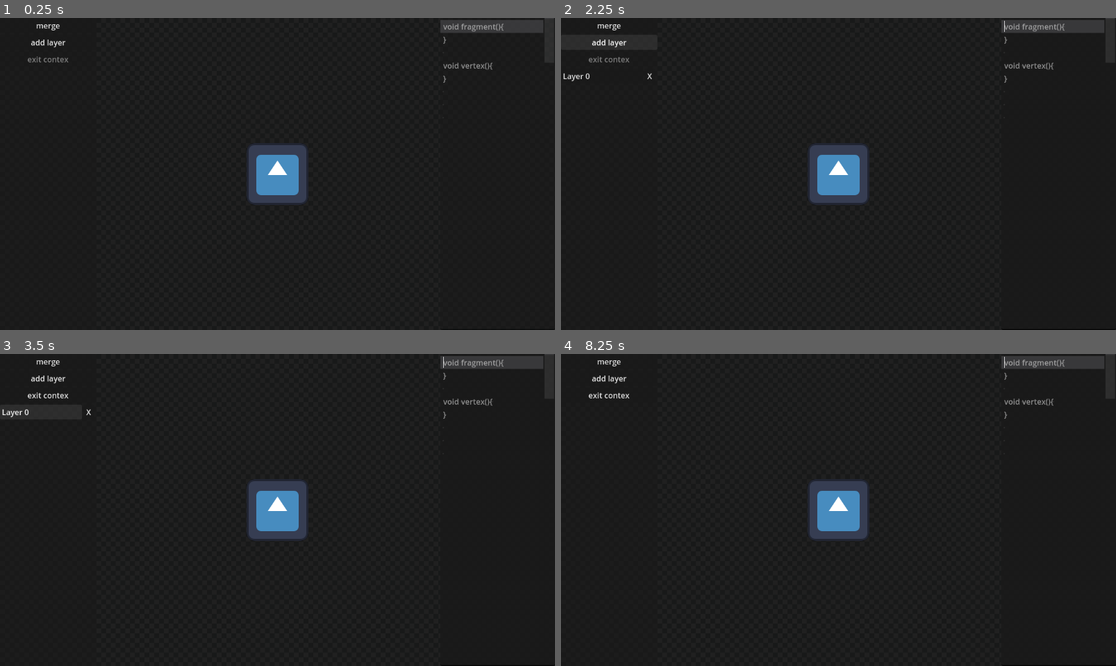
Above: before the commit, frames 1-4 (two rows, left to right).
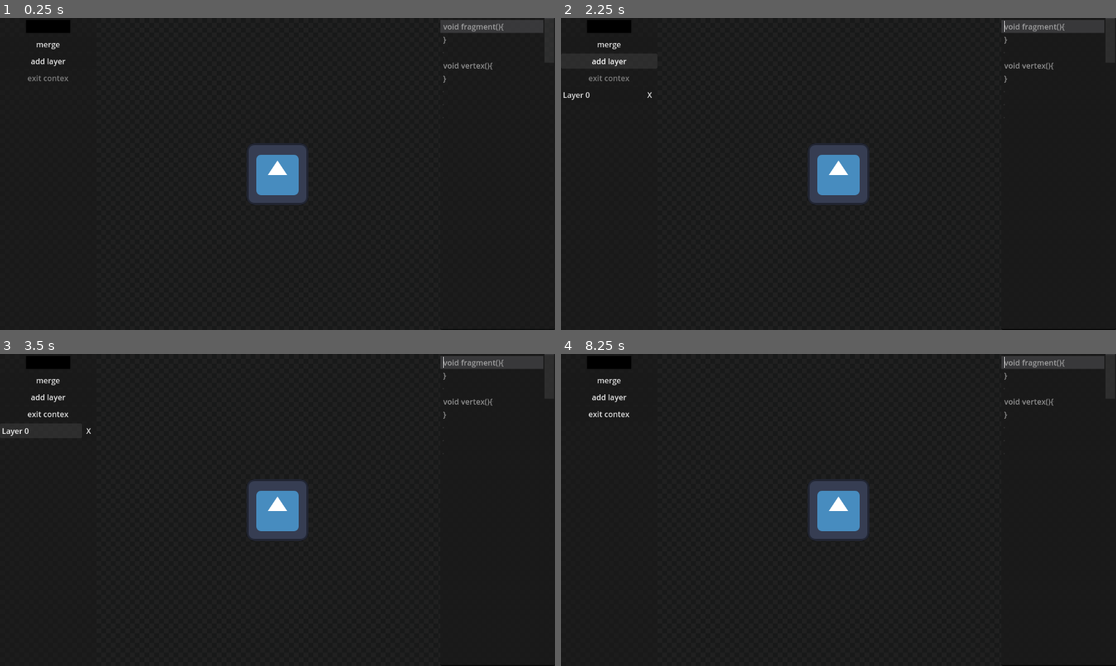
Above: after the commit, the same moments.

Repository: mable-yeah/effectinator
Game: Godot game, scene res://main.tscn
Same seed, same stepped clock (60 frames per second), same inputs: the game is played once before the commit and once after it. The project has no main scene, so this scene is started directly. The engine's default icon, where the game draws it, is replaced by a stand-in: a white triangle on a blue panel in a dark square.
Inputs (mouse positions are in pixels of both pictures, inside the frame that each line leads up to):
- Up to frame 1 (0.25 s): no input
- Up to frame 2 (2.25 s): click (1060, 174) at 0.52 s; type "12" at 0.6 s; click "merge" at 1.25 s; click "add layer" at 2 s
- Up to frame 3 (3.5 s): click "Layer 0" at 2.75 s
- Up to frame 4 (8.25 s): click "merge" at 3.5 s; click "add layer" at 4.25 s; click "Layer 0" at 5 s; click "merge" at 5.75 s; click "add layer" at 6.5 s; click "Layer 0" at 7.25 s; click "X" at 8 s

The runs differ from the first frame. In frame 1, 0.6% of the frame differs, in the area x 4-13%, y 0-21%; in frame 2, 0.7%; in frame 3, 0.7%, in the area x 0-17%, y 0-27%; in frame 4, 0.6%.

Commit message:
color picker ++ re-add merge feature
fix_alpha could theoretically be sped up by doing a compute shader i think, for now it does its job

Diff:
--- a/main.tscn
+++ b/main.tscn
@@ -15,6 +15,18 @@
 
 func _ready() -> void:
 	texture = grid_texture
+"
+
+[sub_resource type="GDScript" id="GDScript_lquwl"]
+script/source = "extends SubViewportContainer
+
+
+func _process(_delta: float) -> void:
+	var tex_size = %sprite.texture.get_size()
+	if size != tex_size:
+		size = tex_size
+		%SubViewport.size = tex_size
+	#pivot_offset = -size/2.0
 "
 
 [sub_resource type="ShaderMaterial" id="ShaderMaterial_h2yge"]
@@ -83,10 +95,10 @@
 		set_line(idx,line)
 
 func is_function(p_keyword) -> bool:
-	return shader_utility.function_names.has(p_keyword)
+	return (shader_utility.function_names + ['fragment','vertex']).has(p_keyword)
 
 func is_special(p_keyword:String) -> bool:
-	return ['include','COLOR','VERTEX','layer_name','UV','TEXTURE','fragment','vertex'].has(p_keyword)
+	return ['include','COLOR','VERTEX','layer_name','UV','TEXTURE'].has(p_keyword)
 
 func is_control_flow(p_keyword:String) -> bool:
 	return [\"break\",\"case\",\"continue\",\"default\",\"do\", \"else\",\"for\",\"if\",\"return\",\"switch\",\"while\"].has(p_keyword)
@@ -215,6 +227,16 @@
 ]
 "
 
+[sub_resource type="GDScript" id="GDScript_1bvp3"]
+script/source = "extends ColorPickerButton
+
+func _ready() -> void:
+	color_changed.connect(
+		func(value):
+			DisplayServer.clipboard_set(str(value))
+	)
+"
+
 [sub_resource type="ShaderMaterial" id="ShaderMaterial_0xm2m"]
 
 [node name="Node2D" type="Control"]
@@ -225,7 +247,7 @@
 grow_horizontal = 2
 grow_vertical = 2
 focus_mode = 1
-mouse_filter = 1
+mouse_filter = 2
 script = ExtResource("1_0xm2m")
 
 [node name="TextureRect" type="TextureRect" parent="."]
@@ -236,38 +258,38 @@
 anchor_bottom = 1.0
 grow_horizontal = 2
 grow_vertical = 2
+mouse_filter = 2
 stretch_mode = 4
 script = SubResource("GDScript_h2yge")
 
-[node name="viewport container" type="SubViewportContainer" parent="."]
-layout_mode = 1
-anchors_preset = 15
-anchor_right = 1.0
-anchor_bottom = 1.0
-grow_horizontal = 2
-grow_vertical = 2
+[node name="CenterContainer" type="CenterContainer" parent="."]
+layout_mode = 1
+anchors_preset = 15
+anchor_right = 1.0
+anchor_bottom = 1.0
+grow_horizontal = 2
+grow_vertical = 2
+
+[node name="viewport container" type="SubViewportContainer" parent="CenterContainer"]
+layout_mode = 2
 focus_mode = 0
-stretch = true
-
-[node name="SubViewport" type="SubViewport" parent="viewport container"]
+mouse_filter = 2
+script = SubResource("GDScript_lquwl")
+
+[node name="SubViewport" type="SubViewport" parent="CenterContainer/viewport container"]
+unique_name_in_owner = true
 disable_3d = true
 transparent_bg = true
 handle_input_locally = false
-size = Vector2i(1152, 648)
+size = Vector2i(2, 2)
 render_target_update_mode = 4
 
-[node name="sprite" type="TextureRect" parent="viewport container/SubViewport"]
+[node name="sprite" type="TextureRect" parent="CenterContainer/viewport container/SubViewport"]
 unique_name_in_owner = true
 material = SubResource("ShaderMaterial_h2yge")
-anchors_preset = 8
-anchor_left = 0.5
-anchor_top = 0.5
-anchor_right = 0.5
-anchor_bottom = 0.5
-offset_left = -64.0
-offset_top = -64.0
-offset_right = 64.0
-offset_bottom = 64.0
+anchors_preset = 15
+anchor_right = 1.0
+anchor_bottom = 1.0
 grow_horizontal = 2
 grow_vertical = 2
 texture = ExtResource("2_h2yge")
@@ -332,6 +354,7 @@
 anchor_bottom = 1.0
 grow_horizontal = 2
 grow_vertical = 2
+mouse_filter = 2
 
 [node name="VBoxContainer" type="VBoxContainer" parent="Control/Panel"]
 layout_mode = 1
@@ -340,7 +363,22 @@
 anchor_bottom = 1.0
 grow_horizontal = 2
 grow_vertical = 2
+mouse_filter = 2
 theme_override_constants/separation = 4
+
+[node name="margin" type="MarginContainer" parent="Control/Panel/VBoxContainer"]
+layout_mode = 2
+mouse_filter = 2
+theme_override_constants/margin_left = 50
+theme_override_constants/margin_right = 50
+
+[node name="Picker" type="ColorPickerButton" parent="Control/Panel/VBoxContainer/margin"]
+unique_name_in_owner = true
+custom_minimum_size = Vector2(0, 35)
+layout_mode = 2
+focus_mode = 0
+edit_intensity = false
+script = SubResource("GDScript_1bvp3")
 
 [node name="merge" type="Button" parent="Control/Panel/VBoxContainer"]
 unique_name_in_owner = true
--- a/main_scene.gd
+++ b/main_scene.gd
@@ -1,5 +1,8 @@
 class_name main_scene extends Control
 
+var viewport:Image:
+	get():
+		return %SubViewport.get_texture().get_image()
 
 var current_code:String:
 	get():
@@ -7,10 +10,8 @@
 	set(value):
 		%code.text = value
 
-
-
 var layers:Array[Layer]
-var last_index = -1
+var last_index:int = -1
 
 
 func _ready() -> void:
@@ -84,8 +85,27 @@
 	current_code = code ; last_index = index ; apply_shader()
 
 
-func rewrite_pass():
+
+
+
+func rewrite_pass() -> void:
 	if last_index >= 0:
 		var layer = layers.get(last_index)
 		layer.erase_requested.emit()
+	%sprite.texture = await fix_alpha(viewport)
 	set_context()
+
+#if the alpha is less than 1.0 it kind of fucks up, this helps that
+func fix_alpha(texture:Image) -> ImageTexture:
+	var texture_size = texture.get_size()
+
+	for x in texture_size.x:
+		for y in texture_size.y:
+			var color = texture.get_pixel(x, y)
+			if color.a == 0.0 || color.a == 1.0:
+				continue
+			color.r /= color.a
+			color.g /= color.a
+			color.b /= color.a
+			texture.set_pixel(x, y, color)
+	return ImageTexture.create_from_image(texture)
Not shown: 1 places in main.tscn that only renumber resources
